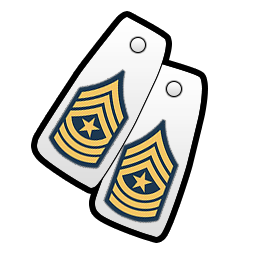
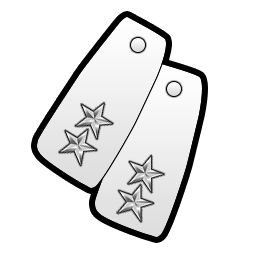
Before/after of a w=256, h=256 layered artwork. What changed in the layer stack:
painted on "RanksHighRez" (1st of 2, in "Main" › "Rank1") over [49, 69, 129, 169]
painted on "RanksHighRez" (2nd of 2, in "Main" › "Rank1 copy 2") over [103, 119, 179, 223]
